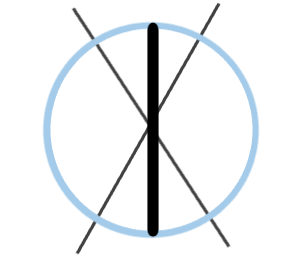
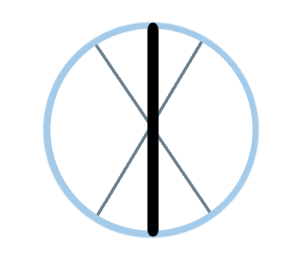
Before/after of a 300×262 layered artwork. What changed in the layer stack:
renamed "Layer2 copy" to "layer3", moved it above "Layer24", painted on it over [71, 6, 231, 249]
hid "Layer2", painted on it over [75, 2, 221, 255]